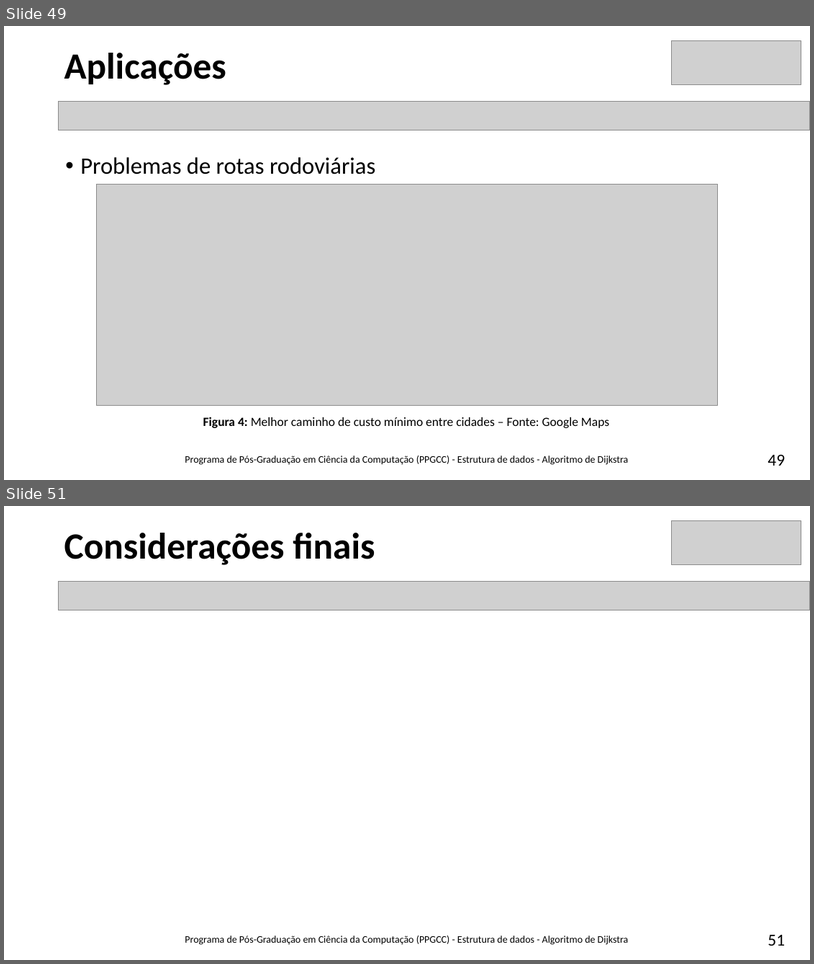
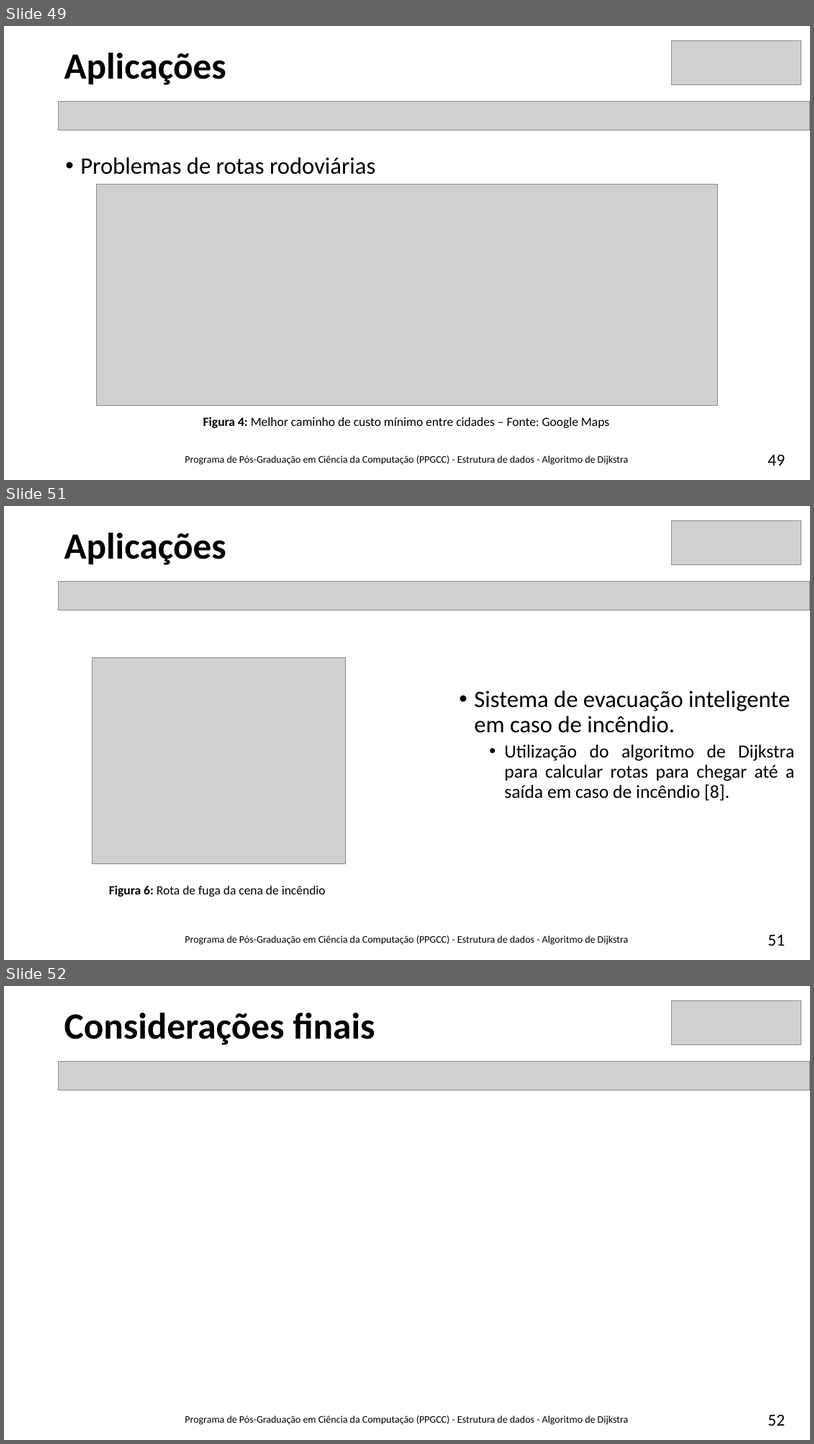
Before and after one commit to brunoslima/Dijkstra-Algorithm, a slide deck: Theory/Algoritmo-Dijkstra-BrunoLima.pptx. Shown one above the other, each under a label of ours: slides 49 and 51 before the commit, slides 49, 51 and 52 after it; the slides between them are not shown. The pictures are 814x964 and 814x1444 pixels, drawn with LibreOffice and Linux fonts; fonts in the diff are those of the drawing; grey boxes stand for pictures. Boxes give left, top, right and bottom in pixels: in the first picture for what was removed or moved away, otherwise in the second. Text is boxed around its words. In the diff, an @@ line names an element or a change of style, - is before the commit and + after.

```diff
--- a/Theory/Algoritmo-Dijkstra-BrunoLima.pptx
+++ b/Theory/Algoritmo-Dijkstra-BrunoLima.pptx
@@ slide 51 added at bbox=[4, 506, 810, 960], background #FFFFFF @@
@@ picture added at bbox=[672, 520, 801, 565] @@
@@ title added at bbox=[64, 533, 226, 565], 44 pt, text #000000, bold @@
+Aplicações
@@ picture added at bbox=[59, 582, 810, 610] @@
@@ picture added at bbox=[93, 657, 346, 864] @@
@@ text added at bbox=[474, 690, 795, 800], 22 pt, text #000000 @@
+• Sistema de evacuação inteligente em caso de incêndio.
+  • Utilização do algoritmo de Dijkstra para calcular rotas para chegar até a saída em caso de incêndio [8].
@@ text added at bbox=[109, 885, 326, 896], 15 pt, text #000000 @@
+Figura 6: Rota de fuga da cena de incêndio
@@ text added at bbox=[185, 935, 629, 944], 12 pt, text #000000 @@
+Programa de Pós-Graduação em Ciência da Computação (PPGCC) - Estrutura de dados - Algoritmo de Dijkstra
@@ page number added at bbox=[768, 934, 785, 945], 20 pt, text #000000 @@
+51
@@ what was slide 51 is now slide 52 @@
@@ page number at bbox=[768, 1414, 785, 1425]: text changed @@
-51
+52
```
Also in this commit, not shown: 2 slides changed, 3 other files.
